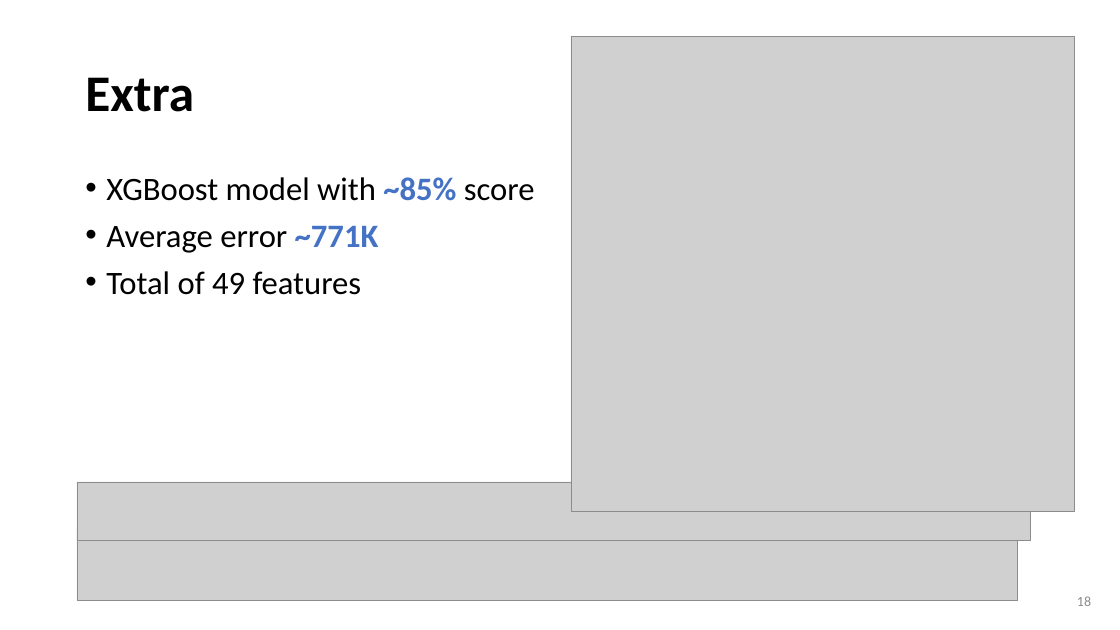
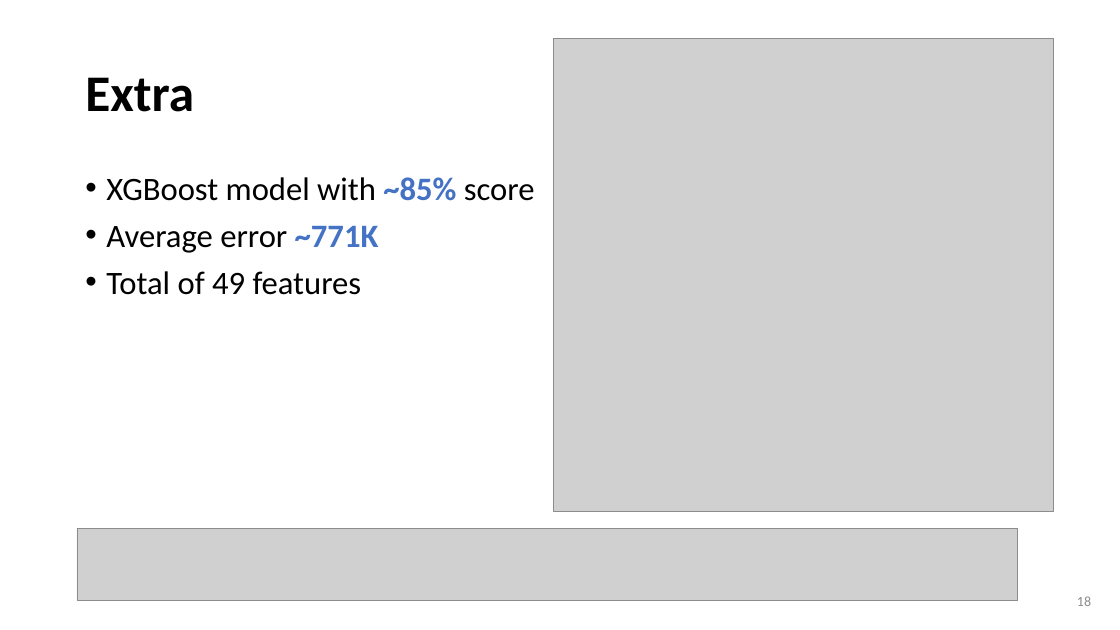
Before and after one commit to wtwwitt/project_2_bangkok_housing_price, a slide deck: slide 18 of presentation/Bangkok Housing Price Prediction for buyers and sellers.pptx. Drawn at 1120x630 pixels with LibreOffice and Linux fonts; fonts in the diff are those of the drawing; grey boxes stand for pictures. Boxes give left, top, right and bottom in pixels: in the first picture for what was removed or moved away, otherwise in the second. Text is boxed around its words. In the diff, an @@ line names an element or a change of style, - is before the commit and + after.

```diff
--- a/presentation/Bangkok Housing Price Prediction for buyers and sellers.pptx
+++ b/presentation/Bangkok Housing Price Prediction for buyers and sellers.pptx
@@ picture: place and size @@
-picture at box(571, 36, 1075, 512)
+picture at box(554, 39, 1054, 512)
@@ picture removed at box(77, 482, 1031, 541) @@
```
Also in this commit, not shown: 8 other slides changed, 7 other files.
